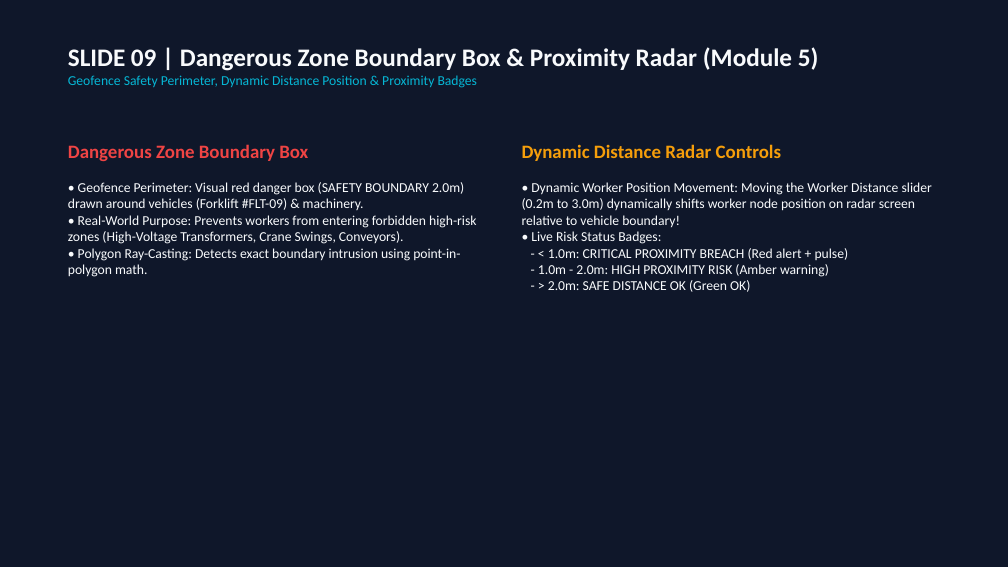
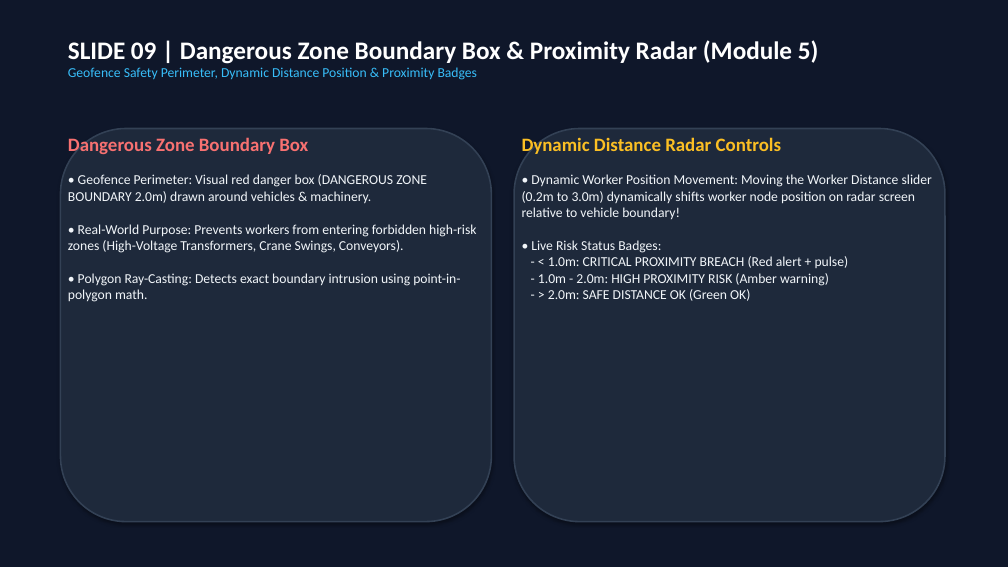
Before and after one commit to Shiv-Kumar005023/IGL, a slide deck: slide 9 of docs_and_reports/IGL_VisionGuard_AI_Presentation.pptx. Drawn at 1008x567 pixels with LibreOffice and Linux fonts; fonts in the diff are those of the drawing. Boxes give left, top, right and bottom in pixels: in the first picture for what was removed or moved away, otherwise in the second. Text is boxed around its words. In the diff, an @@ line names an element or a change of style, - is before the commit and + after.

Commit message:
Update PowerPoint PPTX text colors to ultra-bright high-contrast white, cyan, and light slate across all 14 slides

```diff
--- a/docs_and_reports/IGL_VisionGuard_AI_Presentation.pptx
+++ b/docs_and_reports/IGL_VisionGuard_AI_Presentation.pptx
@@ text "SLIDE 09 | Dangerous Zone ...": place and size @@
-text "SLIDE 09 | Dangerous Zone ..." at bbox=[68, 47, 819, 88]
+text "SLIDE 09 | Dangerous Zone ..." at bbox=[68, 40, 819, 80]
@@ text "SLIDE 09 | Dangerous Zone ..." at bbox=[68, 40, 819, 80]: text colour #F8FAFC to #FFFFFF in "SLIDE 09 | Dangerous Zone Boundary Box ..."; text colour #06B6D4 to #38BDF8 in "Geofence Safety Perimeter, Dynamic Distance Position & ..." @@
@@ text "Dangerous Zone Boundary Box": place and size @@
-text "Dangerous Zone Boundary Box" at bbox=[68, 144, 476, 277]
+text "Dangerous Zone Boundary Box" at bbox=[68, 137, 476, 302]
@@ rounded rectangle added at bbox=[60, 129, 492, 522], fill #1E293B, outline #334155 1.5 pt @@
@@ text at bbox=[68, 137, 308, 154]: text colour #EF4444 to #F87171 in "Dangerous Zone Boundary Box" @@
@@ text "Dynamic Distance Radar Controls": place and size @@
-text "Dynamic Distance Radar Controls" at bbox=[522, 144, 932, 292]
+text "Dynamic Distance Radar Controls" at bbox=[522, 137, 932, 301]
@@ text "Dynamic Distance Radar Controls" at bbox=[522, 137, 932, 301]: text colour #F59E0B to #FBBF24 in "Dynamic Distance Radar Controls"; text colour #F8FAFC to #F1F5F9 @@
@@ rounded rectangle added at bbox=[514, 129, 945, 522], fill #1E293B, outline #334155 1.5 pt @@
@@ text at bbox=[68, 174, 476, 302]: text changed; text colour #F8FAFC to #F1F5F9 @@
-• Geofence Perimeter: Visual red danger box (SAFETY BOUNDARY 2.0m) drawn around vehicles (Forklift #FLT-09) & machinery.
-• Real-World Purpose: Prevents workers from entering forbidden high-risk zones (High-Voltage Transformers, Crane Swings, Conveyors).
-• Polygon Ray-Casting: Detects exact boundary intrusion using point-in-polygon math.
+• Geofence Perimeter: Visual red danger box (DANGEROUS ZONE BOUNDARY 2.0m) drawn around vehicles & machinery.
+• Real-World Purpose: Prevents workers from entering forbidden high-risk zones (High-Voltage Transformers, Crane Swings, Conveyors).
+• Polygon Ray-Casting: Detects exact boundary intrusion using point-in-polygon math.
```
Also in this commit, not shown: 13 other slides changed.
